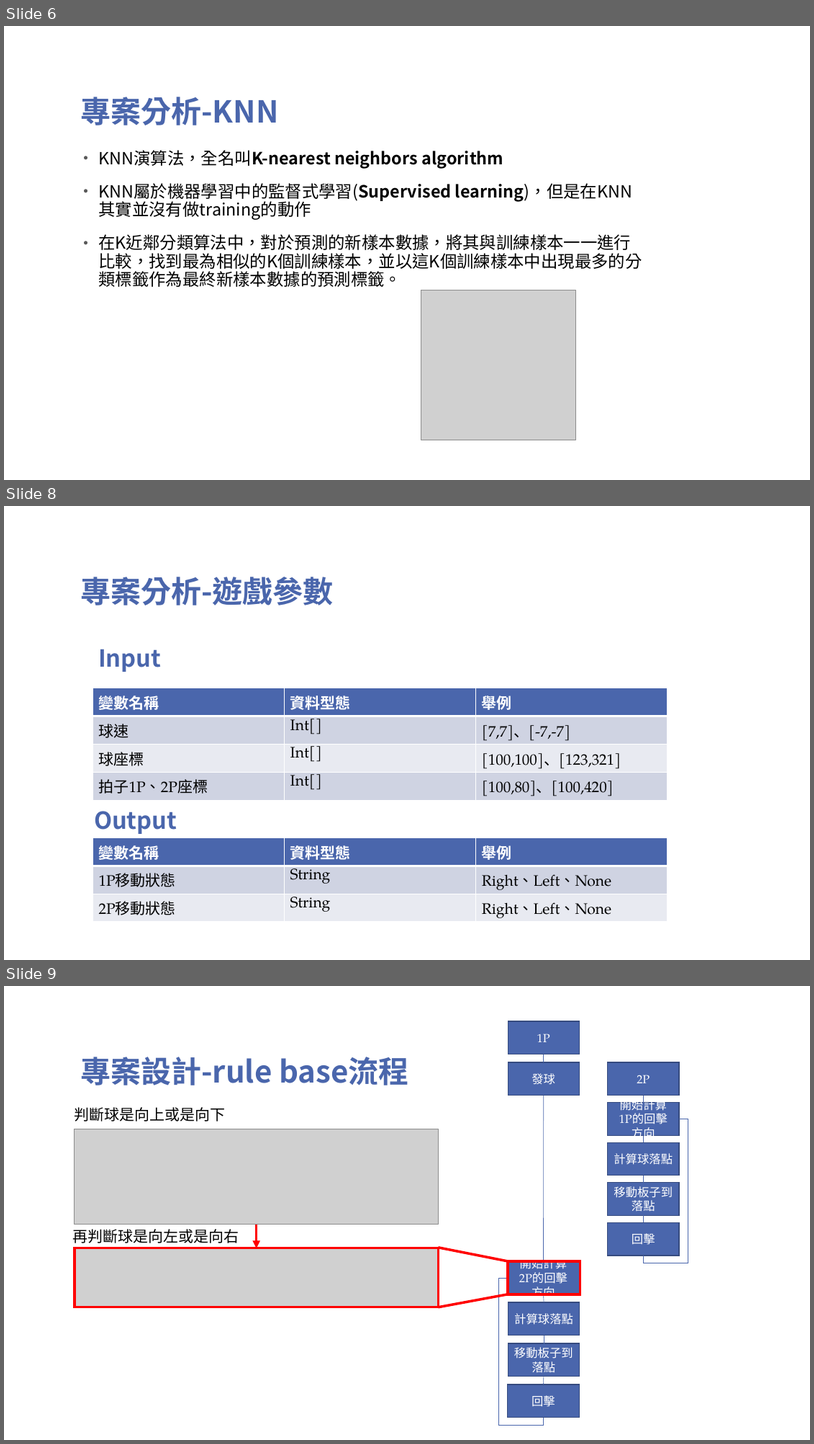
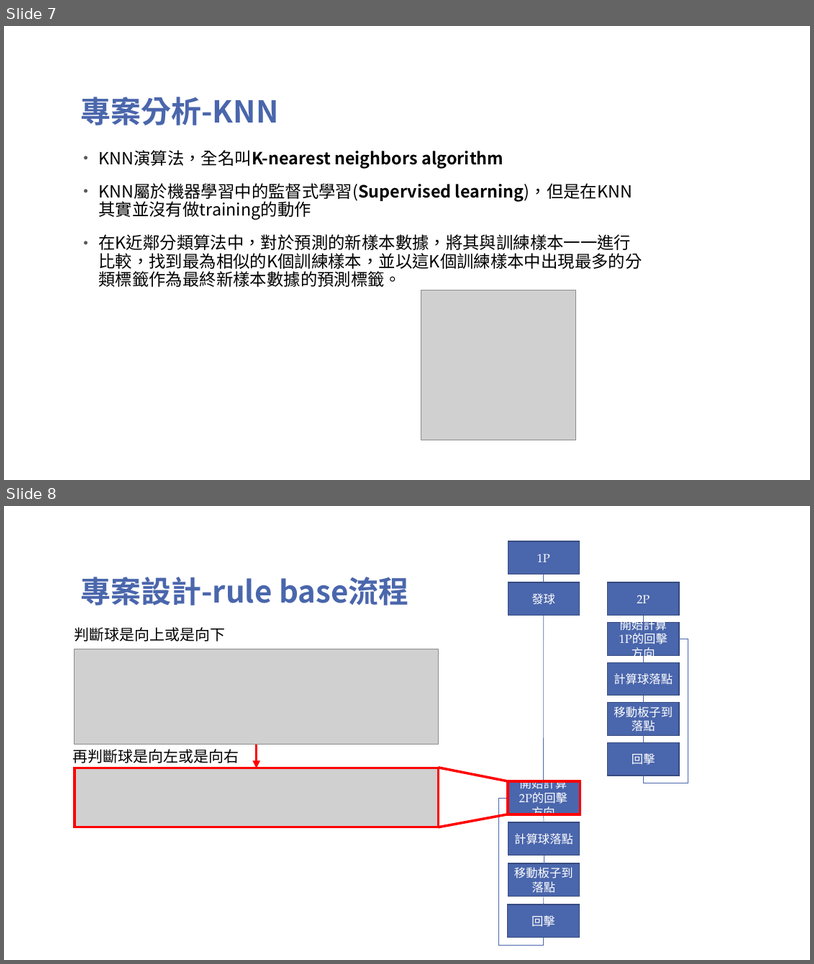
Before and after one commit to TsaiHaoWei/Machine-Learning, a slide deck: Finally project/Pingpong_第六組.pptx. Shown one above the other, each under a label of ours: slides 6, 8 and 9 before the commit, slides 7 and 8 after it; the slides between them are not shown. The pictures are 814x1444 and 814x964 pixels, drawn with LibreOffice and Linux fonts; fonts in the diff are those of the drawing; grey boxes stand for pictures; background and template pictures are left out. Boxes give left, top, right and bottom in pixels: in the first picture for what was removed or moved away, otherwise in the second. Text is boxed around its words. In the diff, an @@ line names an element or a change of style, - is before the commit and + after.

```diff
--- a/Finally project/Pingpong_第六組.pptx
+++ b/Finally project/Pingpong_第六組.pptx
@@ slide 8 removed at [4,506,810,960], background picture (left out) @@
@@ title removed at [80,577,334,605] @@
-專案分析-遊戲參數
@@ text removed at [98,649,161,672] @@
-Input
@@ table removed at [93,688,669,799], 4 rows, 3 columns @@
-變數名稱 | 資料型態 | 舉例
-球速 | Int[] | [7,7]、[-7,-7]
-球座標 | Int[] | [100,100]、[123,321]
-拍子1P、2P座標 | Int[] | [100,80]、[100,420]
@@ text removed at [94,811,177,834] @@
-Output
@@ table removed at [93,837,669,921], 3 rows, 3 columns @@
-變數名稱 | 資料型態 | 舉例
-1P移動狀態 | String | Right、Left、None
-2P移動狀態 | String | Right、Left、None
@@ what was slide 6 is now slide 7 @@
@@ what was slide 9 is now slide 8 @@
```
Also in this commit, not shown: 2 slides changed, 1 slide added, 1 other slide removed, 1 other file.
